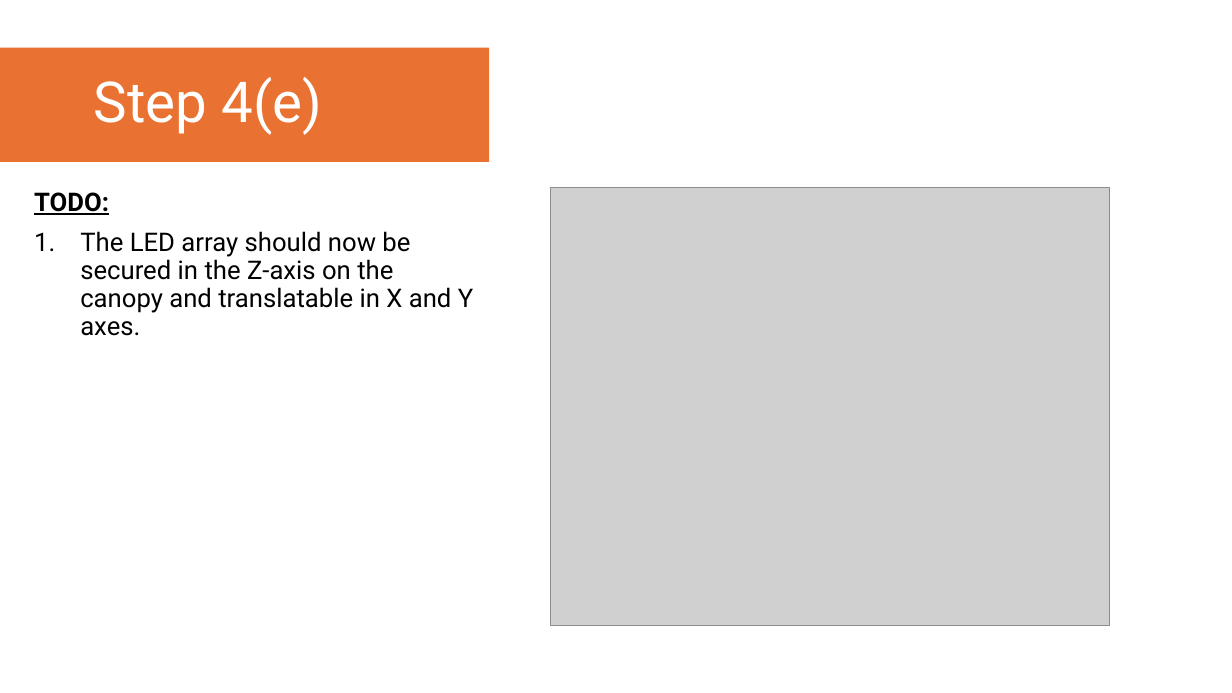
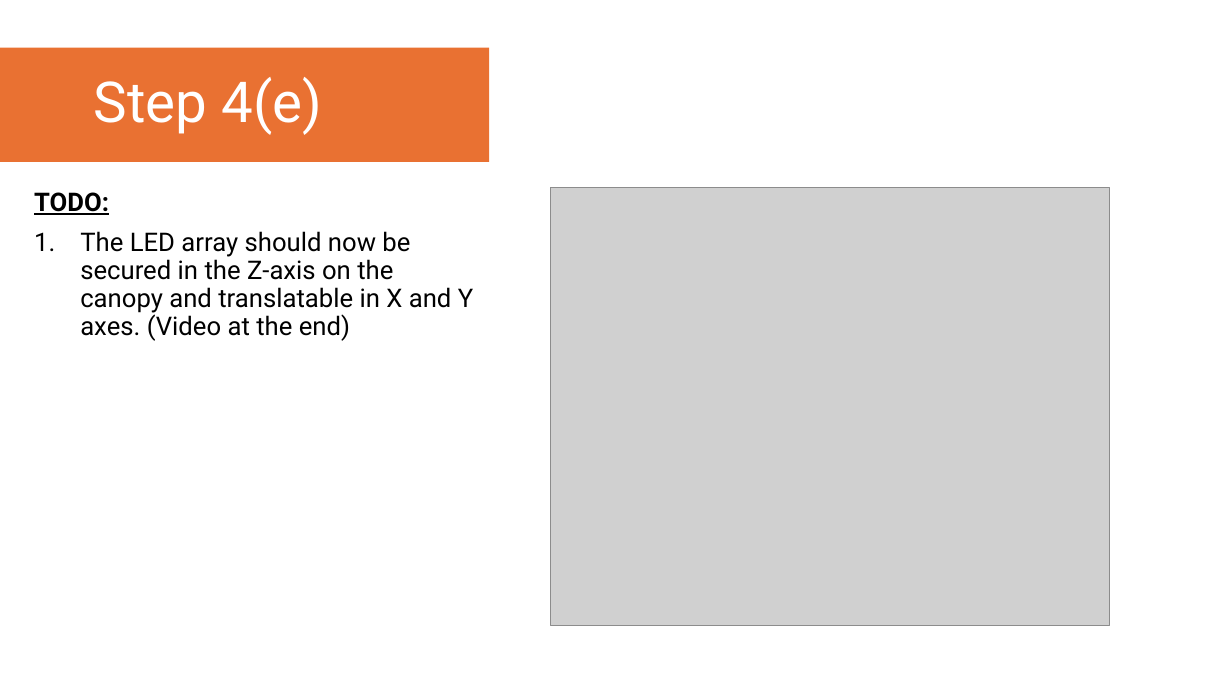
Before and after one commit to YoItsLewis/Open-Fourier-Ptychographic-Microscopy, a slide deck: slide 20 of Assembly Instructions/OpenFPM - Illuminator Assembly Instructions.pptx (slide 23 before the commit). Drawn at 1232x693 pixels with LibreOffice and Linux fonts; fonts in the diff are those of the drawing; grey boxes stand for pictures. Boxes give left, top, right and bottom in pixels: in the first picture for what was removed or moved away, otherwise in the second. Text is boxed around its words. In the diff, an @@ line names an element or a change of style, - is before the commit and + after.

```diff
--- a/Assembly Instructions/OpenFPM - Illuminator Assembly Instructions.pptx
+++ b/Assembly Instructions/OpenFPM - Illuminator Assembly Instructions.pptx
@@ text at <box>80,231,473,341</box>: text changed @@
-1. The LED array should now be secured in the Z-axis on the canopy and translatable in X and Y axes.
+1. The LED array should now be secured in the Z-axis on the canopy and translatable in X and Y axes. (Video at the end)
```
Also in this commit, not shown: 20 other slides changed, 3 slides removed, 31 other files.
